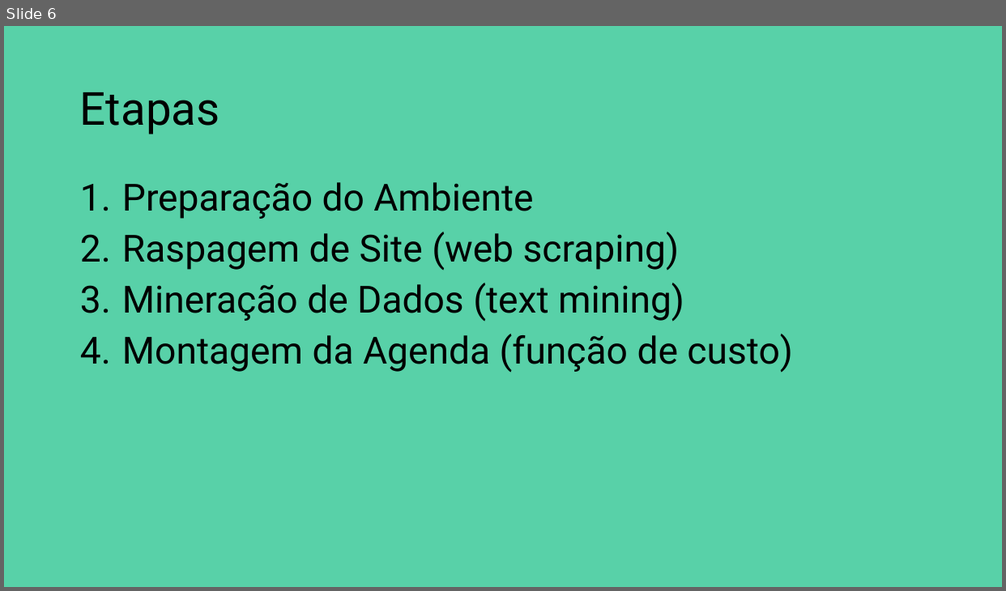
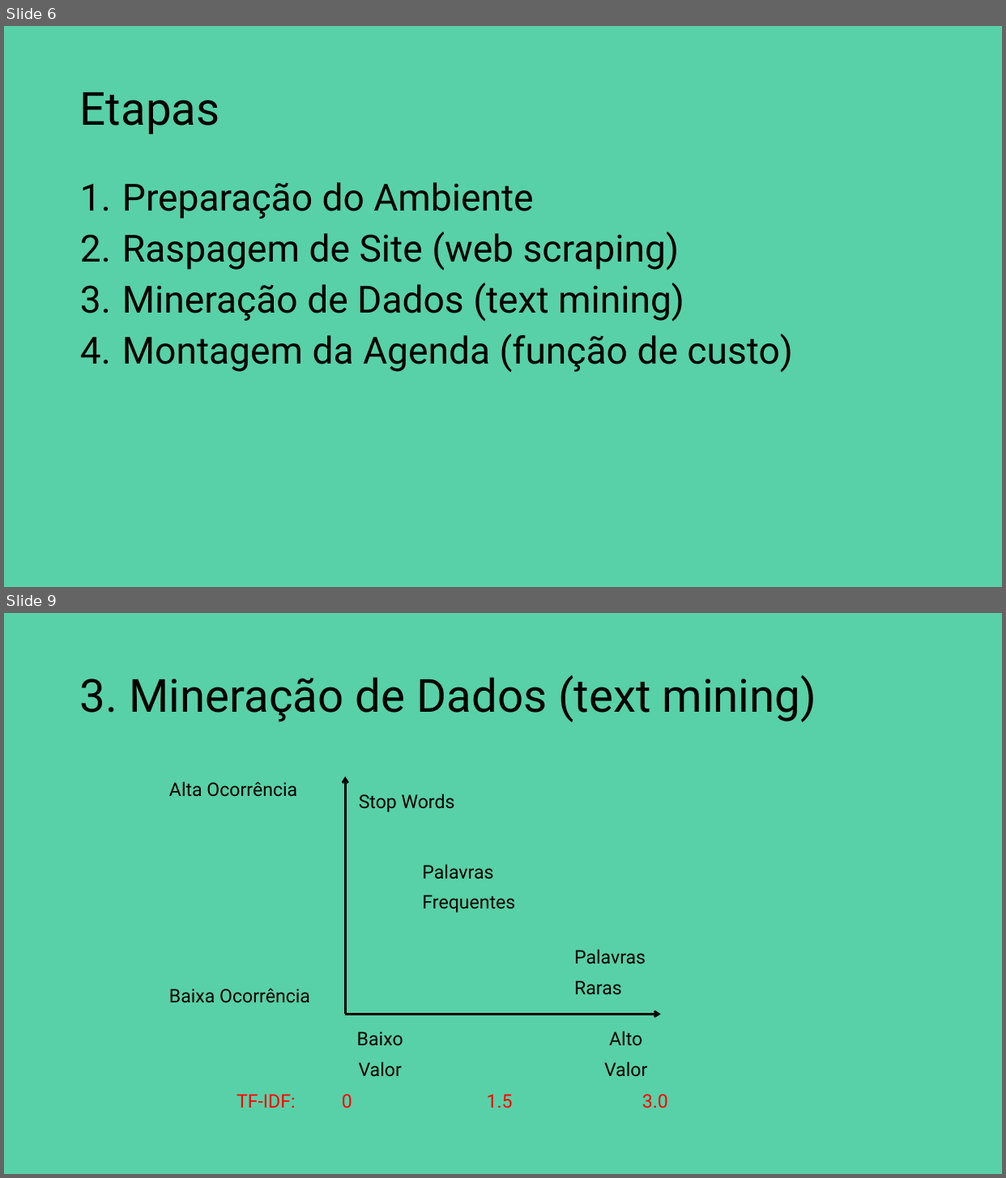
Before and after one commit to rnmourao/sxsw-ai-roster, a slide deck: sxsw.pptx. Shown one above the other, each under a label of ours: slide 6 before the commit, slides 6 and 9 after it; the slides between them are not shown. The pictures are 1006x591 and 1006x1178 pixels, drawn with LibreOffice and Linux fonts; fonts in the diff are those of the drawing. Boxes give left, top, right and bottom in pixels: in the first picture for what was removed or moved away, otherwise in the second. Text is boxed around its words. In the diff, an @@ line names an element or a change of style, - is before the commit and + after.

Commit message:
apresentação

```diff
--- a/sxsw.pptx
+++ b/sxsw.pptx
@@ slide 9 added at [4,613,1002,1174], background #58D1A8 @@
@@ title added at [80,675,817,722], 44 pt, text #000000 @@
+3. Mineração de Dados (text mining)
@@ text added at [169,781,297,797], 18 pt, text #000000 @@
+Alta Ocorrência
@@ arrow added from (345, 1014) to (345, 776), #000000 2 pt @@
@@ text added at [359,794,455,812], 18 pt, text #000000 @@
+Stop Words
@@ text added at [422,864,515,913], 18 pt, text #000000 @@
+Palavras
+Frequentes
@@ text added at [574,949,646,995], 18 pt, text #000000 @@
+Palavras
+Raras
@@ text added at [169,988,310,1003], 18 pt, text #000000 @@
+Baixa Ocorrência
@@ arrow added from (345, 1014) to (661, 1014), #000000 2 pt @@
@@ text added at [357,1032,403,1077], 18 pt, text #000000 @@
+Baixo
+Valor
@@ text added at [604,1031,647,1077], 18 pt, text #000000 @@
+Alto
+Valor
@@ text added at [236,1094,668,1109], 18 pt, text #FF0000 @@
+TF-IDF: 0 1.5 3.0
```
Also in this commit, not shown: 3 other slides added.
